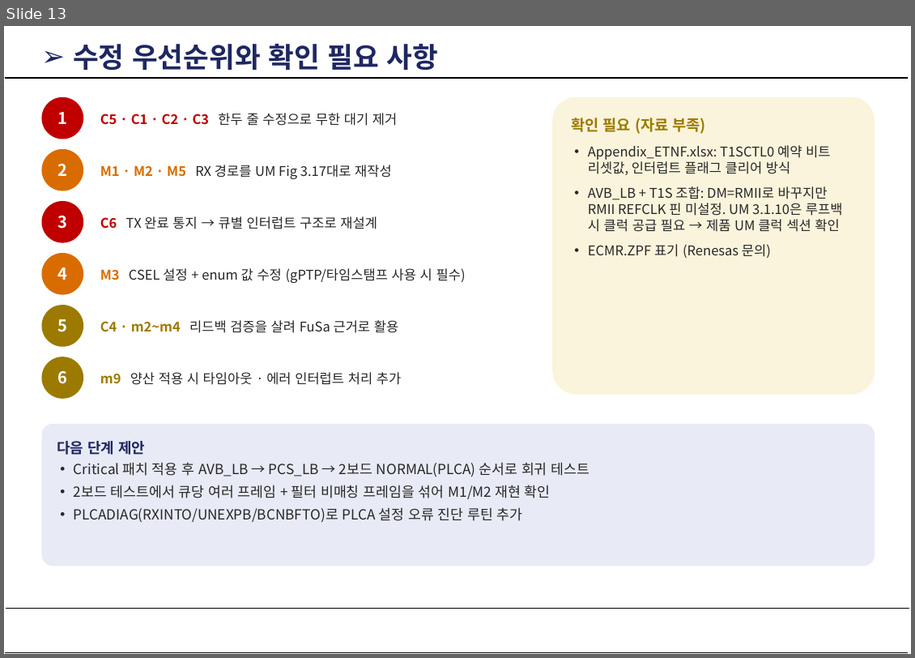
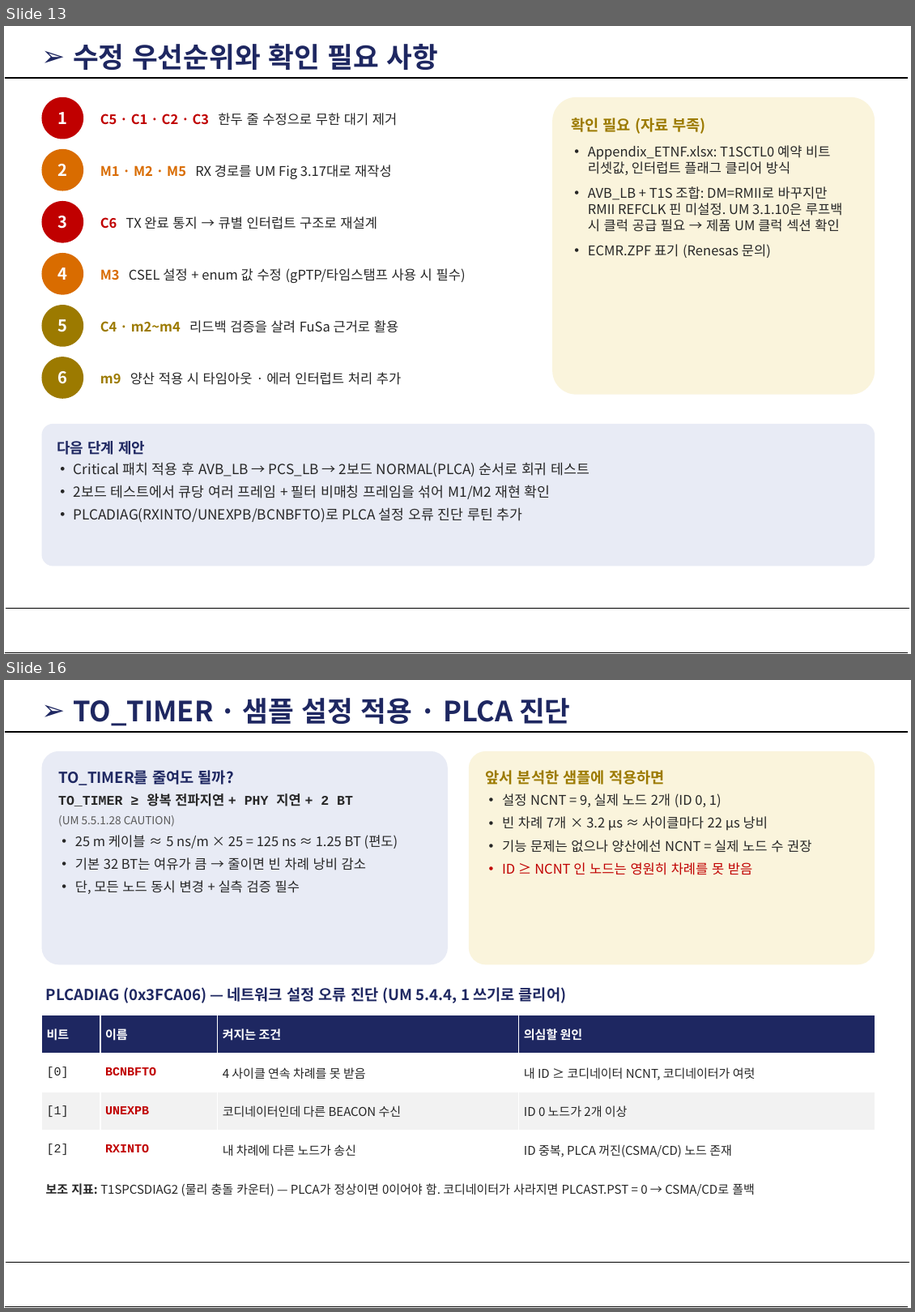
Before and after one commit to DooleyHD/U5L4_10BASET1S, a slide deck: docs/대진 10base t1s.pptx. Shown one above the other, each under a label of ours: slide 13 before the commit, slides 13 and 16 after it; the slides between them are not shown. The pictures are 915x658 and 915x1312 pixels, drawn with LibreOffice and Linux fonts; fonts in the diff are those of the drawing; background and template pictures are left out. Boxes give left, top, right and bottom in pixels: in the first picture for what was removed or moved away, otherwise in the second. Text is boxed around its words. In the diff, an @@ line names an element or a change of style, - is before the commit and + after.

```diff
--- a/docs/대진 10base t1s.pptx
+++ b/docs/대진 10base t1s.pptx
@@ slide 16 added at (x1=4, y1=680, x2=911, y2=1308), background #FFFFFF; not listed: 3 template elements that a slide beside it also shows @@
@@ text added at (x1=73, y1=698, x2=570, y2=726), 24 pt, text #1E2761, bold @@
+➢ TO_TIMER · 샘플 설정 적용 · PLCA 진단
@@ rounded rectangle added at (x1=42, y1=751, x2=448, y2=965), fill #E8EBF5, 11.5 pt, text #262626 @@
+TO_TIMER를 줄여도 될까?
+TO_TIMER ≥ 왕복 전파지연 + PHY 지연 + 2 BT
+(UM 5.5.1.28 CAUTION)
+• 25 m 케이블 ≈ 5 ns/m × 25 = 125 ns ≈ 1.25 BT (편도)
+• 기본 32 BT는 여유가 큼 → 줄이면 빈 차례 낭비 감소
+• 단, 모든 노드 동시 변경 + 실측 검증 필수
@@ rounded rectangle added at (x1=469, y1=751, x2=876, y2=965), fill #FAF4DC, 11.5 pt, text #262626 @@
+앞서 분석한 샘플에 적용하면
+• 설정 NCNT = 9, 실제 노드 2개 (ID 0, 1)
+• 빈 차례 7개 × 3.2 µs ≈ 사이클마다 22 µs 낭비
+• 기능 문제는 없으나 양산에선 NCNT = 실제 노드 수 권장
+• ID ≥ NCNT 인 노드는 영원히 차례를 못 받음
@@ text added at (x1=46, y1=987, x2=566, y2=1003), 13 pt, text #1E2761, bold @@
+PLCADIAG (0x3FCA06) — 네트워크 설정 오류 진단 (UM 5.4.4, 1 쓰기로 클리어)
@@ table added at (x1=42, y1=1015, x2=876, y2=1169), 4 rows, 4 columns @@
+비트 | 이름 | 켜지는 조건 | 의심할 원인
+[0] | BCNBFTO | 4 사이클 연속 차례를 못 받음 | 내 ID ≥ 코디네이터 NCNT, 코디네이터가 여럿
+[1] | UNEXPB | 코디네이터인데 다른 BEACON 수신 | ID 0 노드가 2개 이상
+[2] | RXINTO | 내 차례에 다른 노드가 송신 | ID 중복, PLCA 꺼진(CSMA/CD) 노드 존재
@@ text added at (x1=46, y1=1183, x2=755, y2=1196), 10.5 pt, text #262626 @@
+보조 지표: T1SPCSDIAG2 (물리 충돌 카운터) — PLCA가 정상이면 0이어야 함. 코디네이터가 사라지면 PLCAST.PST = 0 → CSMA/CD로 폴백
```
Also in this commit, not shown: 5 other slides added.
